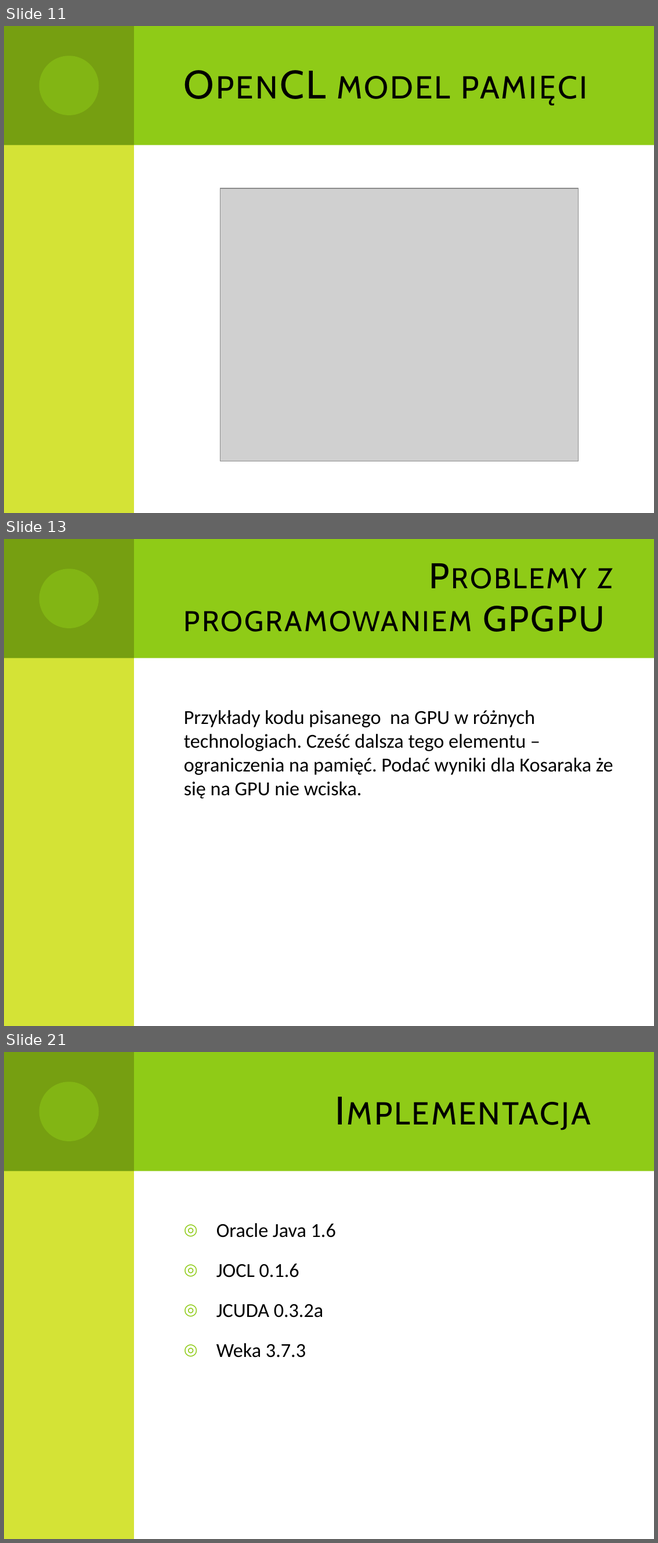
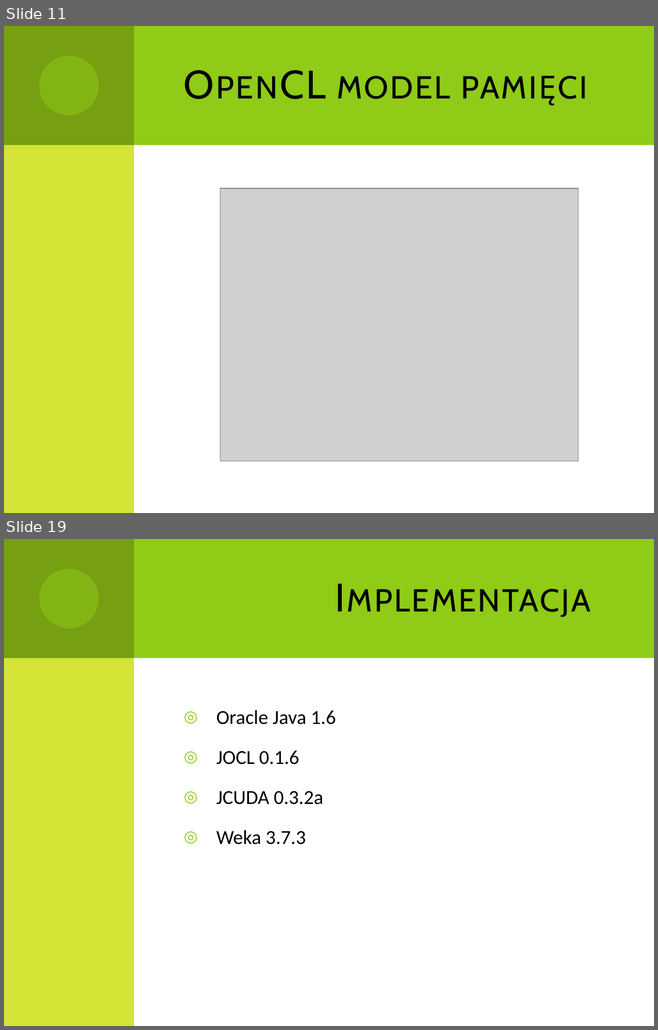
Before and after one commit to Dzess/DMARF, a slide deck: presentation/GPGPU_in_data_minig.pptx. Shown one above the other, each under a label of ours: slides 11, 13 and 21 before the commit, slides 11 and 19 after it; the slides between them are not shown. The pictures are 658x1543 and 658x1030 pixels, drawn with LibreOffice and Linux fonts; fonts in the diff are those of the drawing; grey boxes stand for pictures. Boxes give left, top, right and bottom in pixels: in the first picture for what was removed or moved away, otherwise in the second. Text is boxed around its words. In the diff, an @@ line names an element or a change of style, - is before the commit and + after.

```diff
--- a/presentation/GPGPU_in_data_minig.pptx
+++ b/presentation/GPGPU_in_data_minig.pptx
@@ slide 13 removed at (4, 539, 654, 1026), background #FFFFFF; not listed: 4 template elements that a slide beside it also shows @@
@@ title removed at (184, 568, 613, 632) @@
-Problemy z programowaniem GPGPU
@@ text removed at (184, 710, 613, 799) @@
-Przykłady kodu pisanego na GPU w różnych technologiach. Cześć dalsza tego elementu – ograniczenia na pamięć. Podać wyniki dla Kosaraka że się na GPU nie wciska.
@@ what was slide 21 is now slide 19 @@
```
Also in this commit, not shown: 5 slides changed, 4 slides added, 5 other slides removed.
